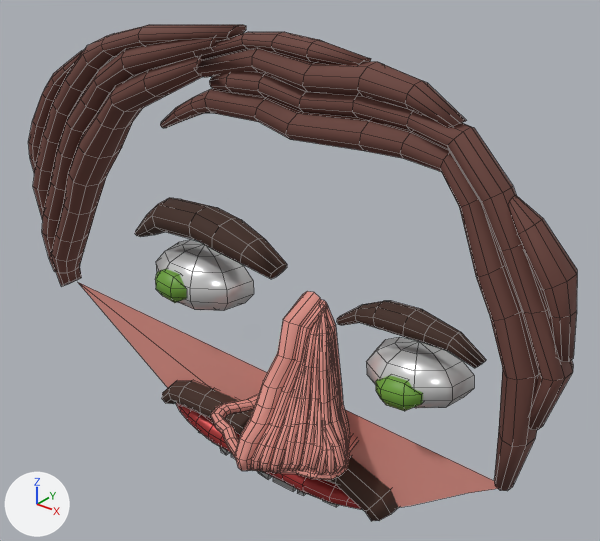
One commit to the FBX model sources/Hats/Assets/AilHead.fbx: the scene before it, then after it.
Rendered twice from a camera (50 mm lens) standing at (0.847, -1.294, 1.811) and looking at (0.069, -0.322, 1.208). Every picture has the same lights, and +X, +Y and +Z are marked at lower left. Mesh edges are drawn as thin lines.

Names of what the first picture shows: 'AilHead'.
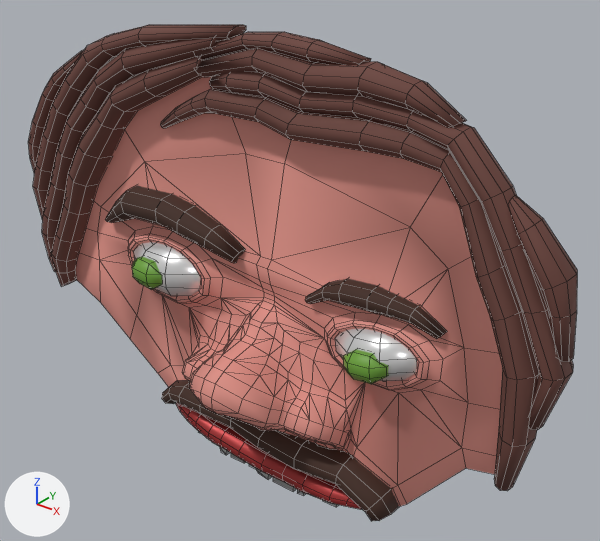
The newer file is also rescaled (x1.432), turned or shifted as a whole; pictures and numbers use the older file's frame.

Location of each change, [x1, y1, x2, y2] in pixels of the pictures (600 x 541 px; the box of a moved part takes in the faces that stretch with it):
part 1 of me_cube, moved or reshaped: before [135, 198, 287, 279]; after [106, 185, 245, 263]
part 2 of me_cube, moved or reshaped: before [337, 301, 486, 368]; after [305, 279, 447, 339]
part 3 of me_cube, moved or reshaped: before [366, 337, 474, 408]; after [335, 329, 417, 381]
part 4 of me_cube, moved or reshaped: before [376, 375, 423, 411]; after [343, 349, 389, 384]
part 5 of me_cube, moved or reshaped: before [156, 240, 254, 311]; after [133, 242, 201, 296]
part 6 of me_cube, moved or reshaped: before [155, 269, 187, 303]; after [132, 257, 162, 289]
part 7 of me_cube, added (pink): after [75, 76, 502, 506]
part 8 of me_cube, deleted: before [249, 433, 358, 480]
part 9 of me_cube, deleted (pink): before [259, 386, 294, 472]
part 10 of me_cube, deleted: before [315, 425, 327, 475]
part 11 of me_cube, deleted: before [326, 437, 336, 474]
part 12 of me_cube, deleted: before [78, 282, 498, 508]

The change in detail:
me_cube is used by ob_ailhead; location (0.0, 0.0, 0.0).
me_cube had 2543 vertices, 2262 faces and spanned x -0.599..0.547, y -0.522..-0.301, z 0.772..1.597.
me_cube now has 1816 vertices, 1807 faces and spans x -0.599..0.547, y -0.501..-0.301, z 0.772..1.597.
me_cube part 1: the loose piece of 63 vertices spanning x -0.303..0.053, y -0.39..-0.305, z 1.182..1.281 is turned 0.4 degrees about the y axis through its middle, then moved by (-0.084, 0.0, 0.005).
me_cube part 2: the loose piece of 63 vertices spanning x 0.17..0.425, y -0.378..-0.318, z 1.156..1.224 is turned -1.8 degrees about the y axis through its middle, then moved by (-0.064, 0.0, 0.021).
me_cube part 3: the loose piece of 38 vertices spanning x 0.226..0.399, y -0.395..-0.318, z 1.063..1.163 is turned -1.8 degrees about the y axis through its middle, then moved by (-0.061, 0.0, 0.022).
me_cube part 4: the loose piece of 20 vertices spanning x 0.274..0.353, y -0.411..-0.38, z 1.083..1.133 is turned -1.8 degrees about the y axis through its middle, then moved by (-0.061, 0.0, 0.022).
me_cube part 5: the loose piece of 38 vertices spanning x -0.252..-0.047, y -0.402..-0.309, z 1.075..1.195 is turned -1.8 degrees about the y axis through its middle, then moved by (-0.062, 0.0, 0.007).
me_cube part 6: the loose piece of 20 vertices spanning x -0.21..-0.119, y -0.418..-0.375, z 1.109..1.162 is turned -1.8 degrees about the y axis through its middle, then moved by (-0.062, 0.0, 0.007).
me_cube part 7: a new loose piece of 543 vertices spanning x -0.534..0.478, y -0.501..-0.323, z 0.818..1.538, in mat_ailskin (pink #df9287).
me_cube part 8: the loose piece of 90 vertices spanning x 0.11..0.242, y -0.512..-0.34, z 0.931..0.953 is deleted.
me_cube part 9: the loose piece of 54 vertices spanning x 0.126..0.149, y -0.506..-0.401, z 0.938..1.07 is deleted.
me_cube part 10: the loose piece of 36 vertices spanning x 0.182..0.226, y -0.462..-0.406, z 0.937..1.018 is deleted.
me_cube part 11: the loose piece of 36 vertices spanning x 0.187..0.239, y -0.453..-0.41, z 0.938..1.009 is deleted.
me_cube part 12: 1054 vertices removed from x -0.522..0.482, y -0.522..-0.326, z 0.819..1.184.
